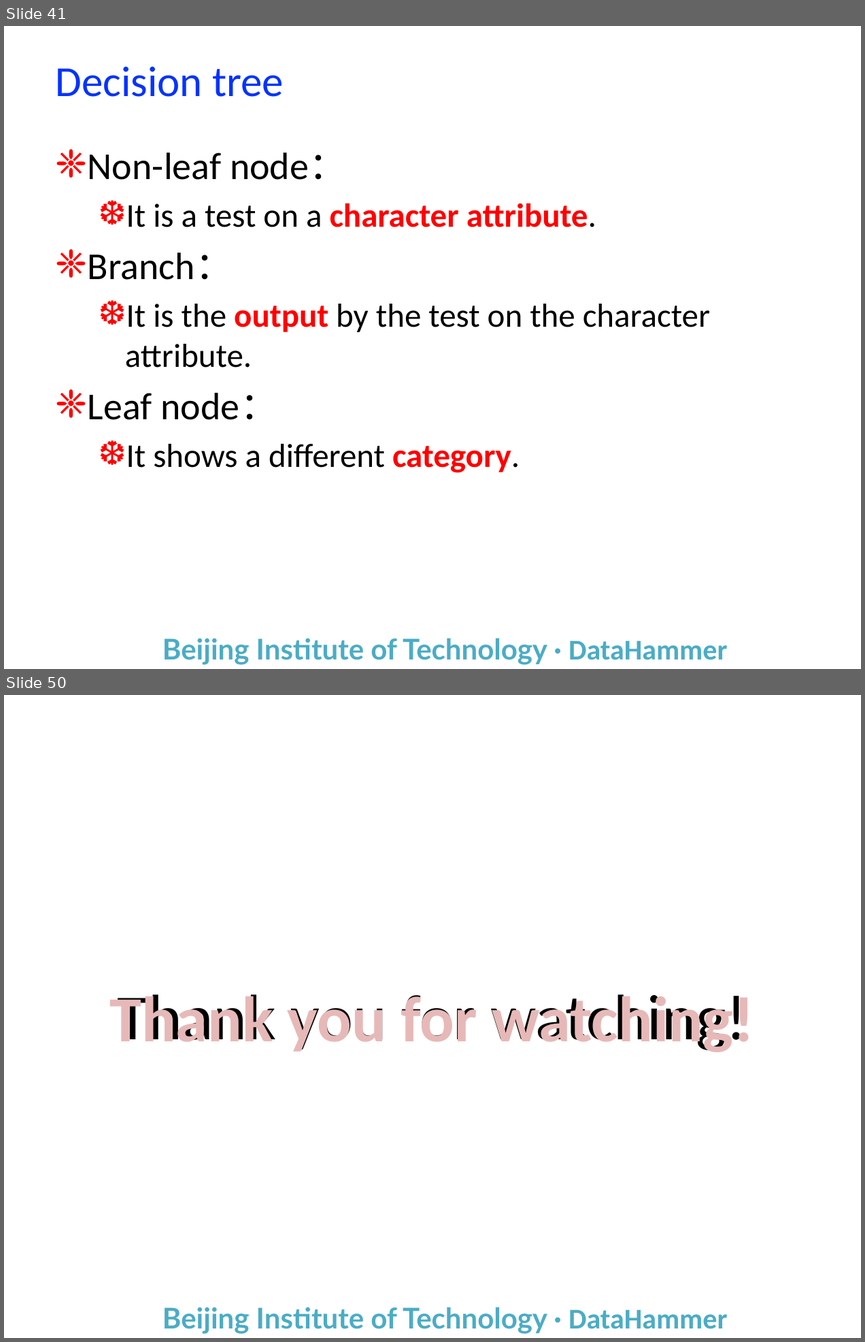
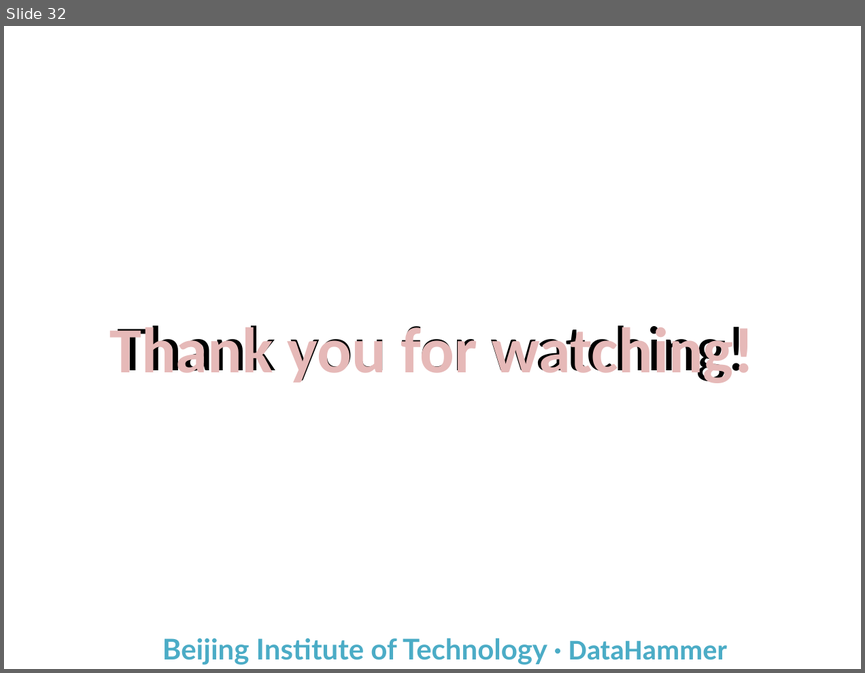
Before and after one commit to yuanba/Study, a slide deck: Report/机器学习自学基础/Machine Learning.pptx. Shown one above the other, each under a label of ours: slides 41 and 50 before the commit, slide 32 after it; the slides between them are not shown. The pictures are 865x1342 and 865x673 pixels, drawn with LibreOffice and Linux fonts; fonts in the diff are those of the drawing; background and template pictures are left out. Boxes give left, top, right and bottom in pixels: in the first picture for what was removed or moved away, otherwise in the second. Text is boxed around its words. In the diff, an @@ line names an element or a change of style, - is before the commit and + after.

```diff
--- a/Report/机器学习自学基础/Machine Learning.pptx
+++ b/Report/机器学习自学基础/Machine Learning.pptx
@@ slide 41 removed at bbox=[4, 26, 861, 669], background #FFFFFF; not listed: 1 template element that a slide beside it also shows @@
@@ title removed at bbox=[56, 66, 283, 97] @@
-Decision tree
@@ text removed at bbox=[88, 152, 710, 473] @@
-❈ Non-leaf node：
-  ❆ It is a test on a character attribute.
-❈ Branch：
-  ❆ It is the output by the test on the character attribute.
-❈ Leaf node：
-  ❆ It shows a different category.
@@ what was slide 50 is now slide 32 @@
```
Also in this commit, not shown: 1 slide changed, 3 slides added, 20 other slides removed, 1 other file.
